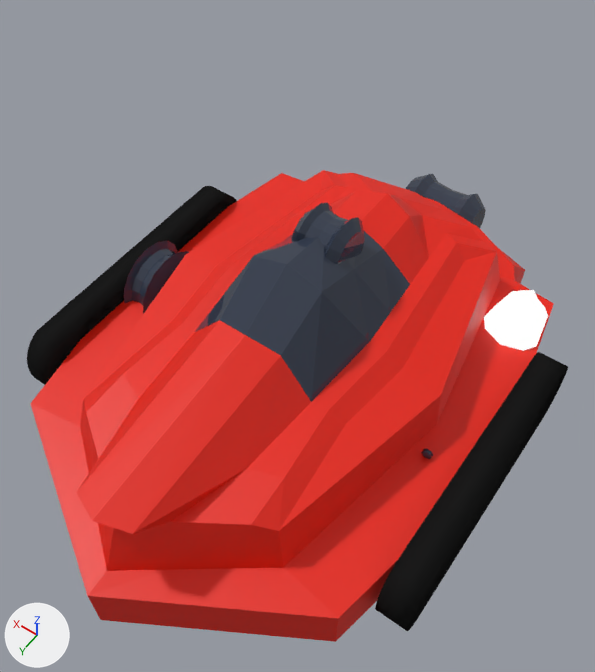
An edit to the Blender file artwork/bots/bot-1.blend, drawn before and after from the same camera.
Both versions are drawn from a 50 mm camera at (-0.92, 1.28, 2.35) aimed at (-0.01, 0.0, 0.34). The axes (+X, +Y, +Z) are drawn at lower left. The lights are the same throughout.

Objects in the first picture: 'BotBody1', 'BotTransportDoubleTracks', 'BotTransportTracks', 'BotTurretFront', 'BotTurretL', 'BotTurretR', 'BotTurretTop', 'ShieldFluffyKitten'.
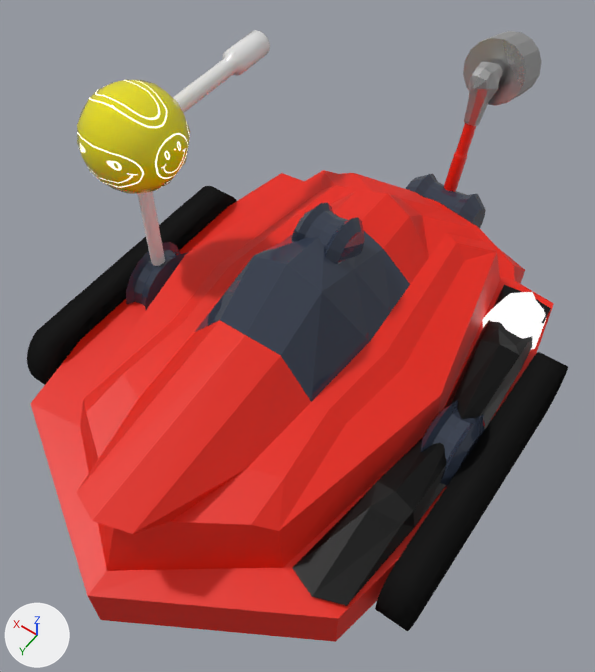
Commit message: Add side shield

ob_shieldfluffykittenempty is not drawn itself; it is the parent of ob_shieldfluffykitten.

What changed in the scene script:
```text
Add mat_steel:
    mat_steel = bpy.data.materials.new('Steel')
    # nodes: BsdfAnisotropic, LayerWeight, Math, OutputMaterial
    # colours: light grey #bfbfbf
Add mat_yellowplastic:
    mat_yellowplastic = bpy.data.materials.new('YellowPlastic')
    # colours: yellow #e7dc00
    # uses the picture img_lifeform_1_badge_3_png
Add mat_plastic:
    mat_plastic = principled_material('Plastic')
    mat_plastic.base_color = (0.8, 0.8, 0.8)  # white #e7e7e7
    mat_plastic.roughness = 0.0
    mat_plastic.specular_ior_level = 0.8
Remove ob_botturretr:
    ob_botturretr = bpy.data.objects.new('BotTurretR', me_cylinder_004)
Change ob_botturretl:
    ob_botturretl.location: (0.0, 0.0, 0.0) -> (-0.01, 0.0, 0.0)
Change ob_shieldfluffykittenempty:
    ob_shieldfluffykittenempty.location: (-0.521, 0.0, 0.208) -> (-0.505, -0.492, 0.208)
Change ob_shieldfluffykitten:
    ob_shieldfluffykitten.location: (4.251, 0.132, 0.0) -> (0.0, 0.0, 0.0)
Add ob_shieldstrong:
    ob_shieldstrong = bpy.data.objects.new('ShieldStrong', me_cube_015)  # 42 vertices, 40 faces; spans x -0.6..1.5, y -6.0..6.24, z -0.84..0.84; in mat_gunmetalblack (black #292929)
    ob_shieldstrong.parent = ob_shieldstrongempty
    ob_shieldstrong.location = (0.0, 0.0, 0.705)
Add ob_shieldstrongempty:
    ob_shieldstrongempty = bpy.data.objects.new('ShieldStrongEmpty', None)
    ob_shieldstrongempty.location = (-0.558, -0.0475, 0.149)
    ob_shieldstrongempty.scale = (0.105, 0.105, 0.105)
Add ob_weaponhammerhandle:
    ob_weaponhammerhandle = bpy.data.objects.new('WeaponHammerHandle', me_cylinder_026.copy())  # the mesh of ob_weaponhammerhandle
    ob_weaponhammerhandle.parent = ob_weaponhammerempty
    ob_weaponhammerhandle.location = (0.0, 0.0, 0.342)
    ob_weaponhammerhandle.scale = (0.303, 0.303, 0.303)
Add ob_weaponhammerempty:
    ob_weaponhammerempty = bpy.data.objects.new('WeaponHammerEmpty', None)
    ob_weaponhammerempty.location = (0.00541, -1.016, 0.145)
    ob_weaponhammerempty.rotation_euler = (0.316, 0.0, 0.0)  # degrees (18, 0, 0)
    ob_weaponhammerempty.scale = (0.0769, 0.0769, 0.0769)
Add ob_weaponhammertop:
    ob_weaponhammertop = bpy.data.objects.new('WeaponHammerTop', me_cube_013.copy())  # the mesh of ob_weaponhammertop
    ob_weaponhammertop.parent = ob_weaponhammerempty
    ob_weaponhammertop.location = (0.0, 0.0, 6.024)
    ob_weaponhammertop.scale = (0.727, 0.727, 1.44)
Add ob_weaponhammerend:
    ob_weaponhammerend = bpy.data.objects.new('WeaponHammerEnd', me_cylinder_027.copy())  # the mesh of ob_weaponhammerend
    ob_weaponhammerend.parent = ob_weaponhammerempty
    ob_weaponhammerend.location = (0.0, -0.229, 1.823)
    ob_weaponhammerend.scale = (0.303, 0.303, 0.303)
Add ob_weaponaceedhead:
    ob_weaponaceedhead = bpy.data.objects.new('WeaponAceedHead', me_sphere.copy())  # the mesh of ob_weaponaceedhead
    ob_weaponaceedhead.parent = ob_weaponaceedcontrolempty
    ob_weaponaceedhead.location = (0.0, 0.0, 0.197)
    ob_weaponaceedhead.scale = (0.871, 0.871, 0.871)
Add ob_weaponaceedcontrolempty:
    ob_weaponaceedcontrolempty = bpy.data.objects.new('WeaponAceedControlEmpty', None)
    ob_weaponaceedcontrolempty.parent = ob_weaponaceedempty
    ob_weaponaceedcontrolempty.location = (0.0, 0.0, 0.495)
Add ob_weaponaceedempty:
    ob_weaponaceedempty = bpy.data.objects.new('WeaponAceedEmpty', None)
    ob_weaponaceedempty.location = (0.568, 0.0, 0.318)
    ob_weaponaceedempty.scale = (0.711, 0.711, 0.711)
Add ob_weaponaceedbarrel:
    ob_weaponaceedbarrel = bpy.data.objects.new('WeaponAceedBarrel', me_cylinder_024.copy())  # the mesh of ob_weaponaceedbarrel
    ob_weaponaceedbarrel.parent = ob_weaponaceedcontrolempty
    ob_weaponaceedbarrel.location = (0.0, -0.734, 0.723)
    ob_weaponaceedbarrel.rotation_euler = (-1.571, 0.0, 0.0)  # degrees (-90, 0, 0)
    ob_weaponaceedbarrel.scale = (0.038, 0.038, 0.038)
Add ob_weaponaceedtube:
    ob_weaponaceedtube = bpy.data.objects.new('WeaponAceedTube', me_cylinder_023.copy())  # the mesh of ob_weaponaceedtube
    ob_weaponaceedtube.parent = ob_weaponaceedempty
    ob_weaponaceedtube.location = (0.0, 0.0, 0.268)
    ob_weaponaceedtube.scale = (0.0328, 0.0328, 0.262)
Add ob_botturretl_001:
    ob_botturretl_001 = bpy.data.objects.new('BotTurretL.001', me_cylinder_014.copy())  # the mesh of ob_botturretl
    ob_botturretl_001.location = (0.01, 0.0, 0.0)
    ob_botturretl_001.scale = (-0.532, 1.41, 1.41)
```

Boxes (x1, y1, x2, y2) around the edits, measured in the pictures (595 x 672 px):
'ShieldStrong', added (black)
    after: (293, 285, 551, 606)
'WeaponAceedHead', added
    after: (77, 80, 190, 194)
'WeaponHammerEnd', added
    after: (463, 31, 542, 106)
'ShieldFluffyKitten', moved
    before: (484, 290, 548, 351)
    after: (482, 292, 546, 350)
'BotTurretL.001', added (blue)
    after: (421, 400, 485, 488)
'WeaponAceedBarrel', added
    after: (173, 30, 270, 113)
'BotTurretL', moved
    before: (124, 241, 189, 314)
    after: (126, 242, 189, 311)
'WeaponHammerTop', added
    after: (464, 62, 503, 126)
'WeaponAceedTube', added
    after: (137, 191, 165, 266)
'WeaponHammerHandle', added (red)
    after: (444, 123, 476, 191)
'BotTurretR', deleted
    before: (421, 449, 433, 459)
